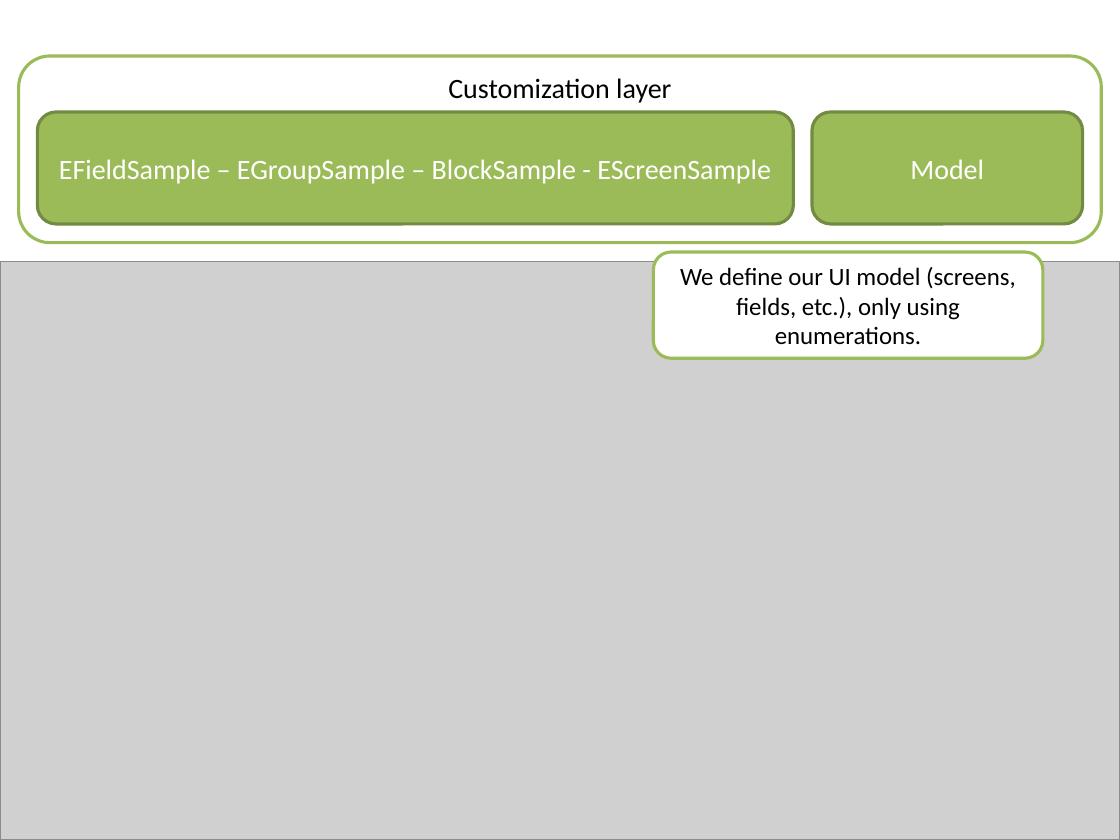
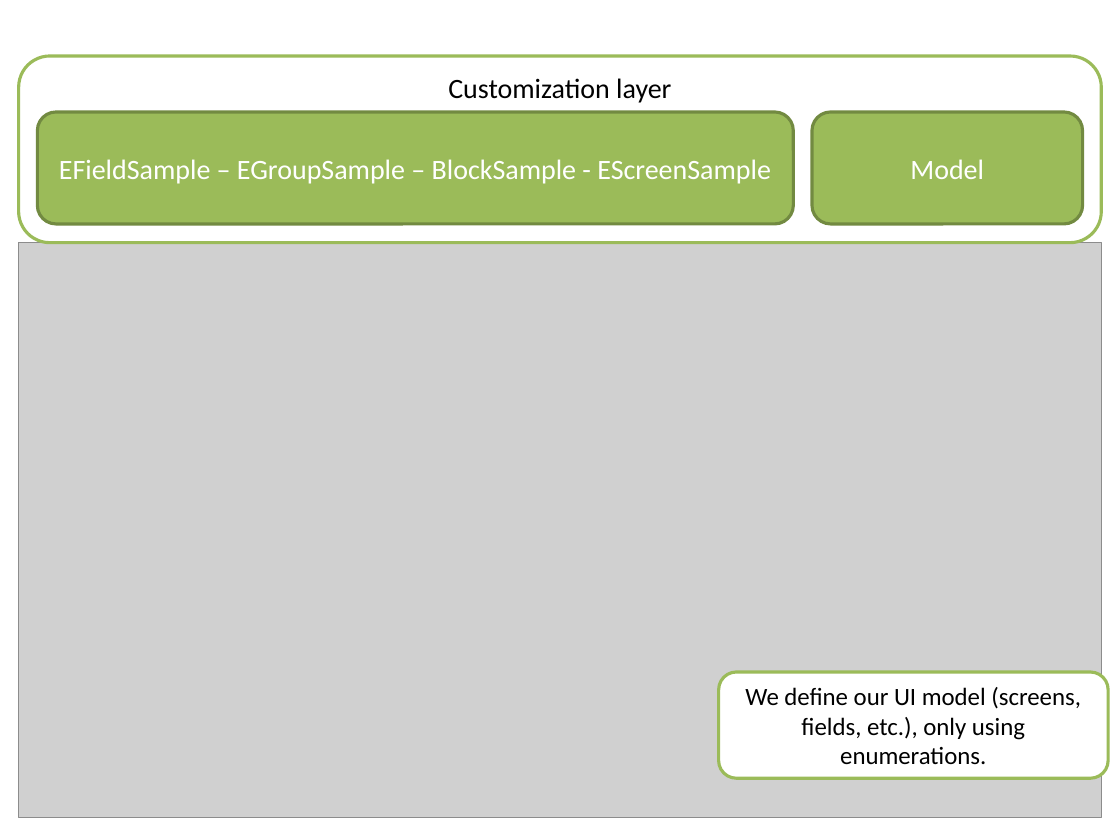
Before and after one commit to lesfurets/mdl4ui, a slide deck: slide 19 of mdl4ui-docs/mdl4ui_cg2013.pptx. Drawn at 1120x840 pixels with LibreOffice and Linux fonts; fonts in the diff are those of the drawing; grey boxes stand for pictures; background and template pictures are left out. Boxes give left, top, right and bottom in pixels: in the first picture for what was removed or moved away, otherwise in the second. Text is boxed around its words. In the diff, an @@ line names an element or a change of style, - is before the commit and + after.

Commit message:
slides update

```diff
--- a/mdl4ui-docs/mdl4ui_cg2013.pptx
+++ b/mdl4ui-docs/mdl4ui_cg2013.pptx
@@ picture: place and size @@
-picture at [0,261,1120,840]
+picture at [19,243,1102,818]
@@ rounded rectangle "We define our UI model ...": place and size @@
-rounded rectangle "We define our UI model ..." at [653,252,1043,358]
+rounded rectangle "We define our UI model ..." at [719,672,1109,778]
```
